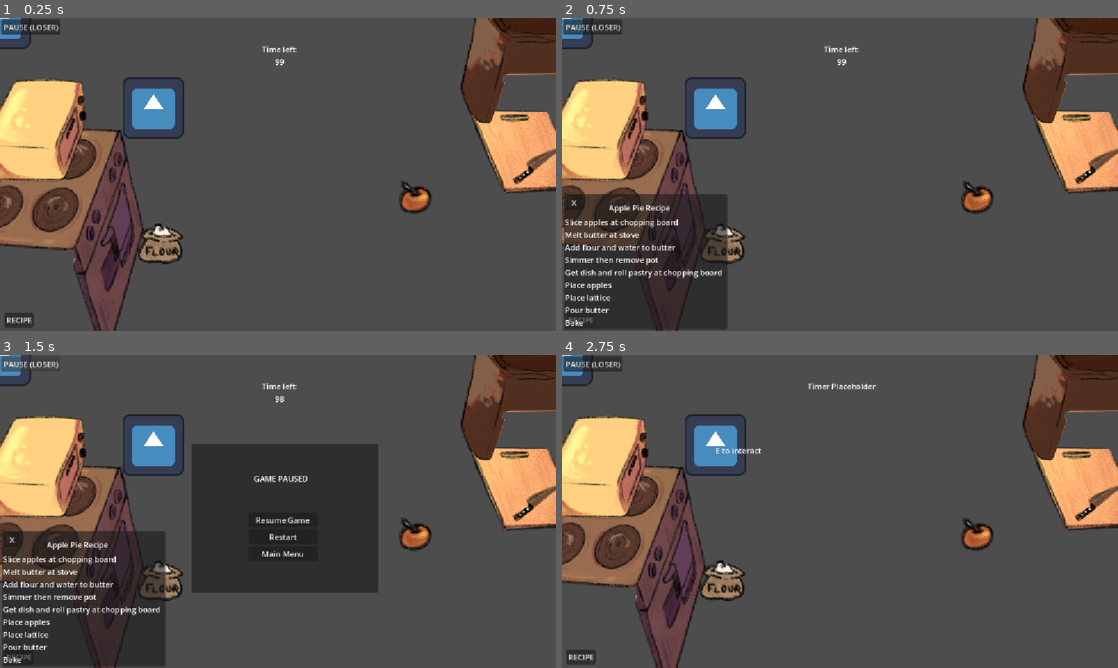
Above: before the commit, frames 1-4 (two rows, left to right).
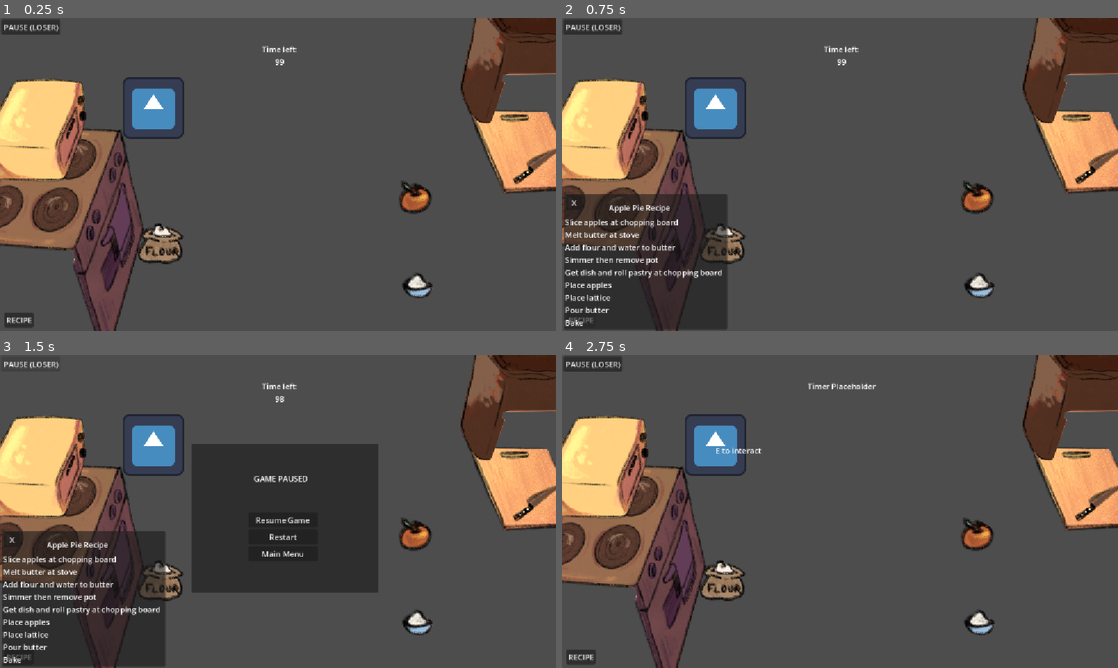
Above: after the commit, the same moments.

Repository: tszyana/SenselessChefs
Game: Godot game, scene res://scenes/kitchen.tscn
Two runs of this game, one before a commit and one after it. Both use one fixed random seed, a clock stepped at 60 frames per second and the inputs below. This scene is started directly instead of the project's main scene. The engine's default icon, where the game draws it, is replaced by a stand-in: a white triangle on a blue panel in a dark square.
Inputs:
- Up to frame 1 (0.25 s): no input
- Up to frame 2 (0.75 s): click "RECIPE" at 0.5 s
- Up to frame 3 (1.5 s): click "PAUSE (LOSER)" at 1.25 s
- Up to frame 4 (2.75 s): click "Restart" at 2 s

The runs differ from the first frame. In frame 1, 0.6% of the frame differs, in the area x 0-78%, y 0-90%; in frame 2, 0.6%; in frame 3, 0.6%; in frame 4, 0.6%.

Commit message:
fixed pick up and drop things AGAIN also made drop point

Diff:
--- a/scenes/Interactables/chopping_board.tscn
+++ b/scenes/Interactables/chopping_board.tscn
@@ -31,5 +31,5 @@
 offset_right = 4.0
 offset_bottom = 27.0
 
-[node name="TrashDropPoint" type="Marker2D" parent="." unique_id=271997393]
+[node name="DropPoint" type="Marker2D" parent="." unique_id=271997393]
 position = Vector2(-143, 31)
--- a/scenes/Player/player_blind.tscn
+++ b/scenes/Player/player_blind.tscn
@@ -18,6 +18,7 @@
 [node name="VisionArea" type="Area2D" parent="." unique_id=915287116]
 
 [node name="CollisionShape2D" type="CollisionShape2D" parent="VisionArea" unique_id=48018900]
+scale = Vector2(0.7595028, 0.7979644)
 shape = SubResource("CircleShape2D_0wdwo")
 
 [node name="CollisionShape2D" type="CollisionShape2D" parent="." unique_id=815507105]
--- a/scenes/kitchen.tscn
+++ b/scenes/kitchen.tscn
@@ -242,16 +242,21 @@
 [node name="TrashCan" parent="Interactables" unique_id=1430967741 instance=ExtResource("5_v3ycp")]
 position = Vector2(1076, 75)
 
+[node name="Egg" parent="." unique_id=253672139 instance=ExtResource("12_k1jr4")]
+position = Vector2(860, 370)
+item_name = "egg"
+
 [node name="Apple" parent="." unique_id=1020376432 instance=ExtResource("12_k1jr4")]
 position = Vector2(860, 370)
 item_name = "apple"
 
-[node name="Flour" parent="." unique_id=253672139 instance=ExtResource("12_k1jr4")]
+[node name="Flour" parent="." unique_id=1281105868 instance=ExtResource("12_k1jr4")]
 position = Vector2(333, 467)
 item_name = "flour"
 
-[node name="Trash" parent="." unique_id=545221216 instance=ExtResource("12_k1jr4")]
-item_name = "trash"
+[node name="Salt" parent="." unique_id=545221216 instance=ExtResource("12_k1jr4")]
+position = Vector2(863, 553)
+item_name = "salt"
 
 [connection signal="pressed" from="Control/TimerPopup/VBoxContainer/RestartButton" to="." method="_on_restart_button_pressed"]
 [connection signal="pressed" from="Control/TimerPopup/VBoxContainer/MainMenuButton" to="." method="_on_main_menu_button_pressed"]
--- a/scenes/pickable.tscn
+++ b/scenes/pickable.tscn
@@ -13,5 +13,5 @@
 texture = ExtResource("2_ue70n")
 
 [node name="CollisionShape2D" type="CollisionShape2D" parent="." unique_id=1044167228]
-scale = Vector2(10.479443, 9.690396)
+scale = Vector2(2.0355973, 1.9829978)
 shape = SubResource("CircleShape2D_sqblf")
--- a/scripts/chopping_board.gd
+++ b/scripts/chopping_board.gd
@@ -2,15 +2,15 @@
 
 @onready var interactable: Area2D = $Interactable
 @onready var progress_bar: ProgressBar = $ProgressBar
-@onready var trash_drop_point: Marker2D = $TrashDropPoint
+@onready var drop_point: Marker2D = $DropPoint
 
 
 @export var chop_time := 1.5
 
 var ingredients = []
 const COMBOS = {
-	"chopped_apple": ["apple"],
-	"dough": ["flour", "egg", "salt"]
+	"cut_apples": ["apple"],
+	"pastry": ["flour", "egg", "salt"]
 }
 
 var current_combo_index := 0
@@ -81,7 +81,7 @@
 	item.update_sprite()
 
 	item.reparent(get_parent())
-	item.position = trash_drop_point.global_position
+	item.position = drop_point.global_position
 
 func make_result(result_name: String):
 	var result_item: Pickable = ingredients[0]
@@ -92,5 +92,8 @@
 	result_item.item_name = result_name
 	result_item.update_sprite()
 
+	result_item.reparent(get_parent())
+	result_item.global_position = drop_point.global_position
+
 	ingredients.clear()
 	ingredients.append(result_item)
